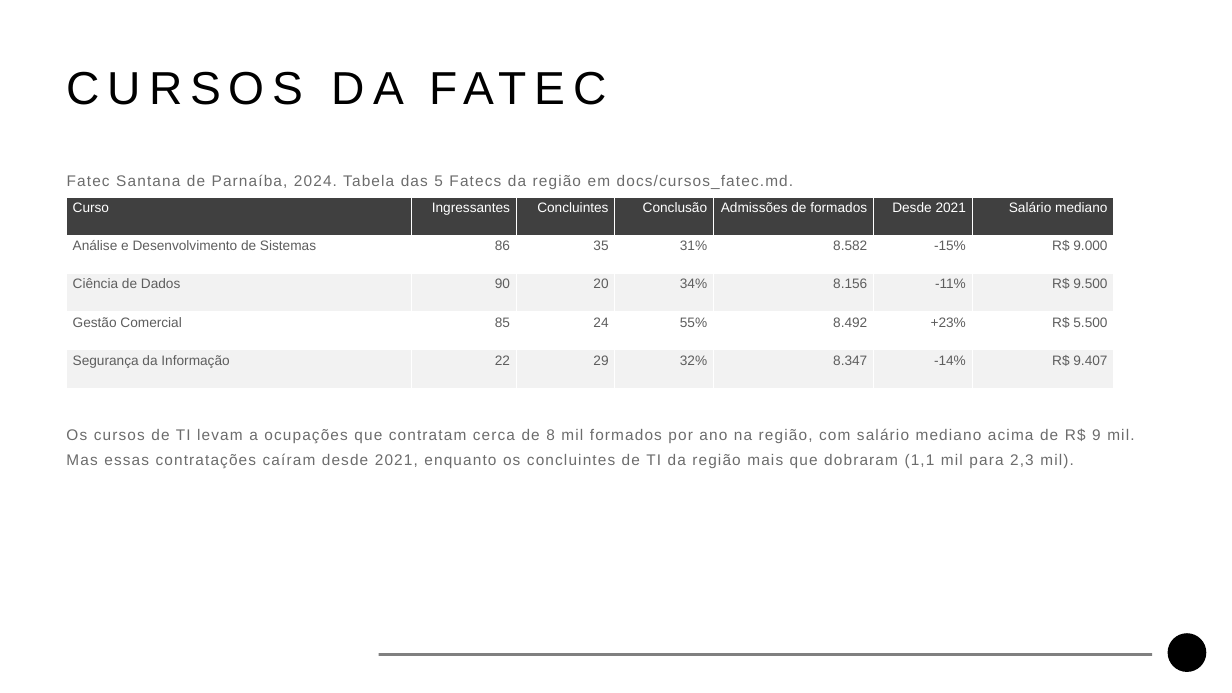
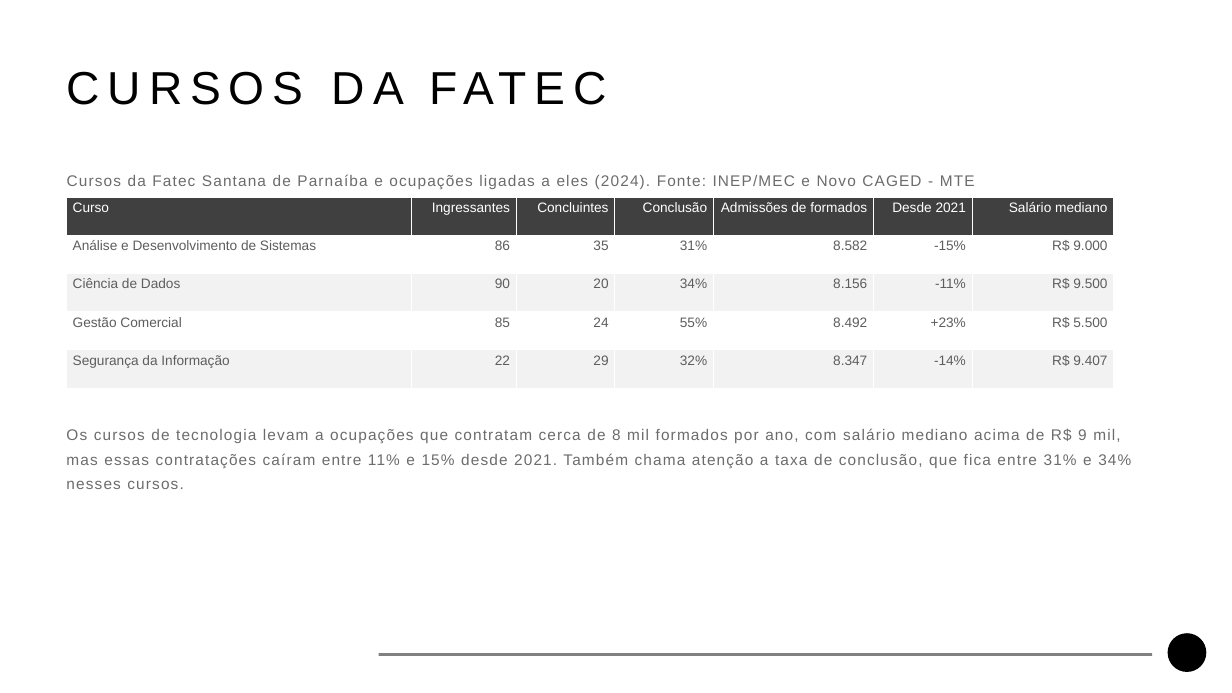
Before and after one commit to guilherme-ndo/projetointegrador-ii, a slide deck: slide 19 of docs/apresentacao_pi2.pptx (slide 16 before the commit). Drawn at 1232x693 pixels with LibreOffice and Linux fonts; fonts in the diff are those of the drawing; background and template pictures are left out. Boxes give left, top, right and bottom in pixels: in the first picture for what was removed or moved away, otherwise in the second. Text is boxed around its words. In the diff, an @@ line names an element or a change of style, - is before the commit and + after.

```diff
--- a/docs/apresentacao_pi2.pptx
+++ b/docs/apresentacao_pi2.pptx
@@ text at [67, 174, 975, 189]: text changed @@
-  Fatec Santana de Parnaíba, 2024. Tabela das 5 Fatecs da região em docs/cursos_fatec.md.
+  Cursos da Fatec Santana de Parnaíba e ocupações ligadas a eles (2024). Fonte: INEP/MEC e Novo CAGED - MTE
@@ text at [66, 428, 1131, 489]: text changed @@
-  Os cursos de TI levam a ocupações que contratam cerca de 8 mil formados por ano na região, com salário mediano acima de R$ 9 mil. Mas essas contratações caíram desde 2021, enquanto os concluintes de TI da região mais que dobraram (1,1 mil para 2,3 mil).
+  Os cursos de tecnologia levam a ocupações que contratam cerca de 8 mil formados por ano, com salário mediano acima de R$ 9 mil, mas essas contratações caíram entre 11% e 15% desde 2021. Também chama atenção a taxa de conclusão, que fica entre 31% e 34% nesses cursos.
```
Also in this commit, not shown: 14 other slides changed, 7 slides added, 3 slides removed.
